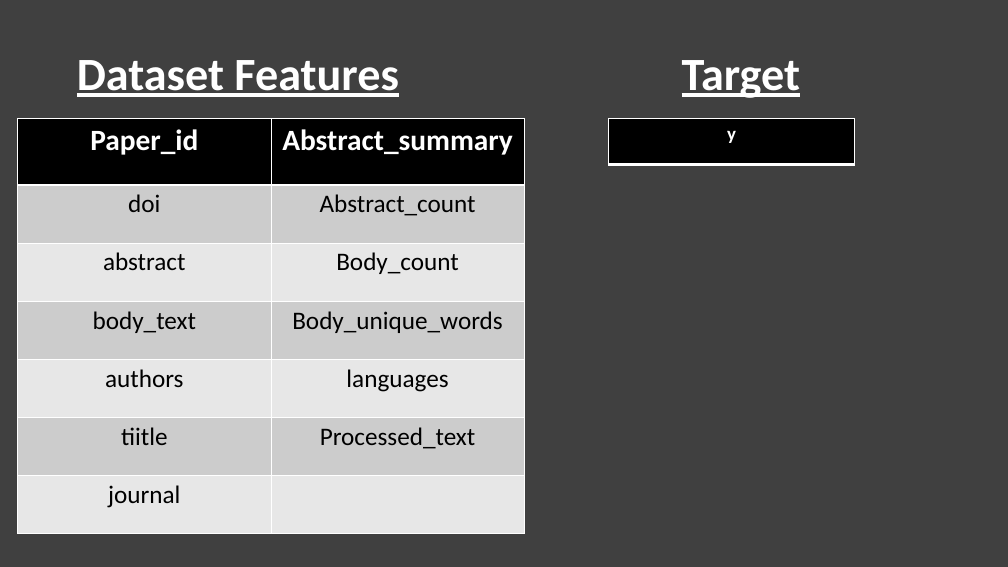
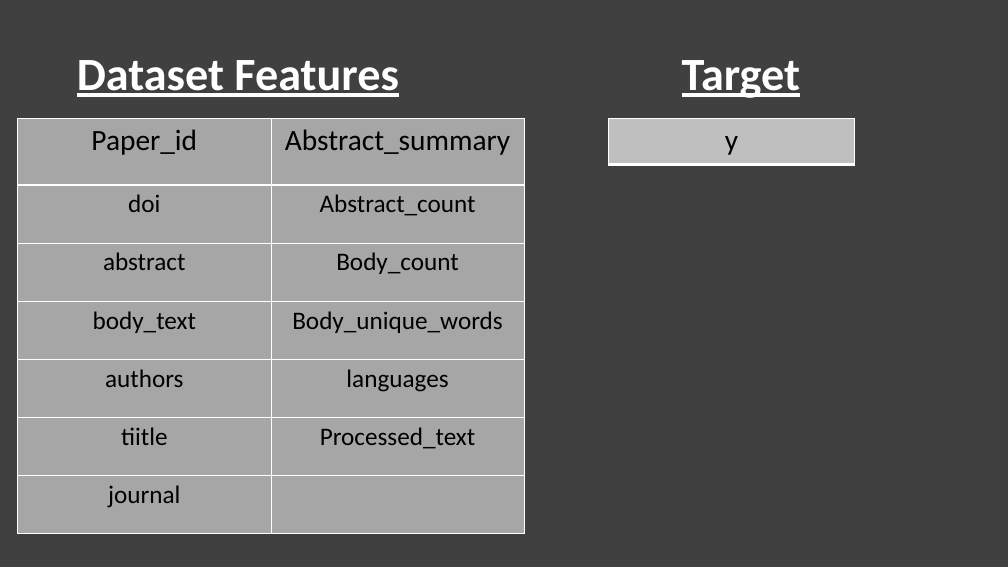
Before and after one commit to yashchks87/covid_19_nlp, a slide deck: slide 5 of CIS5560.pptx. Drawn at 1008x567 pixels with LibreOffice and Linux fonts; fonts in the diff are those of the drawing. Boxes give left, top, right and bottom in pixels: in the first picture for what was removed or moved away, otherwise in the second. Text is boxed around its words. In the diff, an @@ line names an element or a change of style, - is before the commit and + after.

Commit message:
All done.

```diff
--- a/CIS5560.pptx
+++ b/CIS5560.pptx
@@ table at bbox=[17, 119, 524, 533] @@
@@ fill #000000 to #A6A6A6 in row 1 @@
@@ fill #CCCCCC to #A6A6A6 in 6 cells @@
@@ fill #E7E7E7 to #A6A6A6 in 6 cells @@
@@ text colour #FFFFFF to #000000, bold off in "Paper_id", "Abstract_summary" @@
@@ table at bbox=[609, 119, 854, 165] @@
@@ fill #000000 to #BFBFBF in row 1, column 1 @@
@@ size 18 to 28 pt, text colour #FFFFFF to #000000, bold off @@
```
Also in this commit, not shown: 1 other slide changed.
